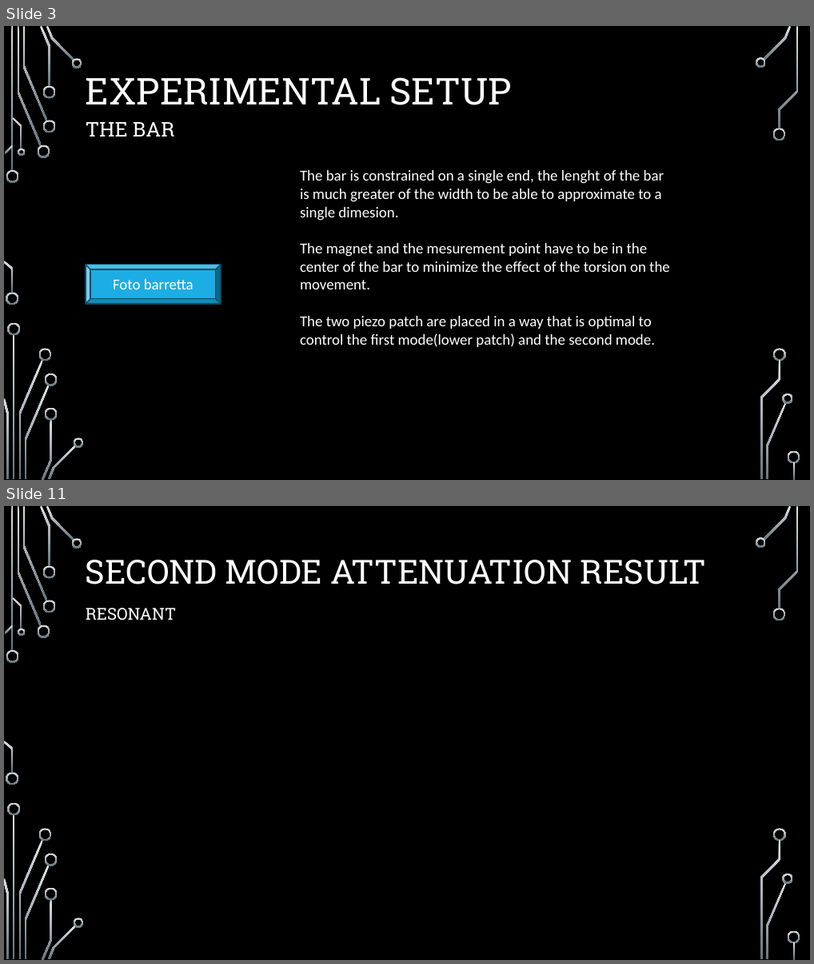
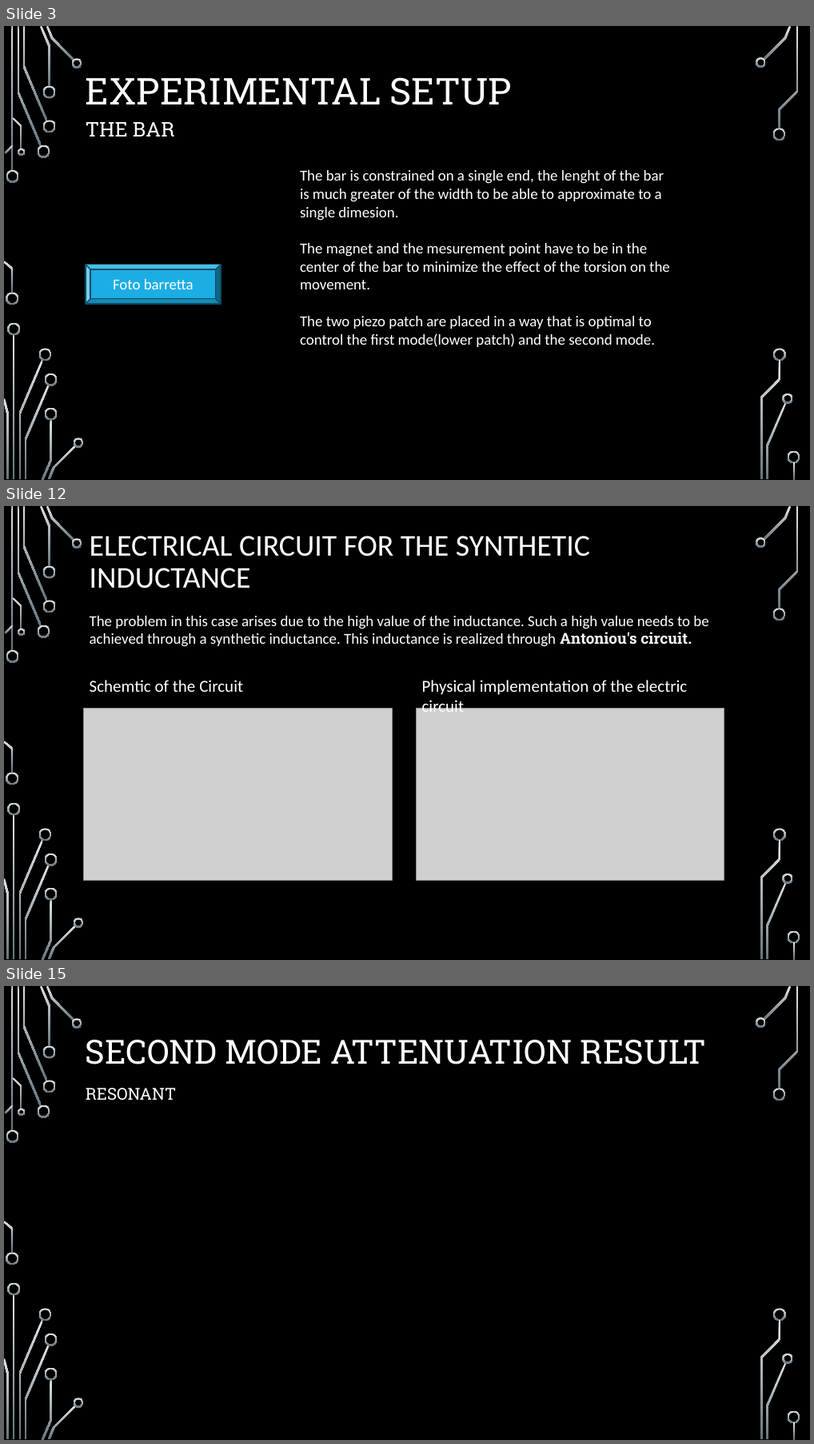
Before and after one commit to elchape99/SSCSA, a slide deck: presentazione_progetto.pptx. Shown one above the other, each under a label of ours: slides 3 and 11 before the commit, slides 3, 12 and 15 after it; the slides between them are not shown. The pictures are 814x964 and 814x1444 pixels, drawn with LibreOffice and Linux fonts; fonts in the diff are those of the drawing; grey boxes stand for pictures; background and template pictures are left out. Boxes give left, top, right and bottom in pixels: in the first picture for what was removed or moved away, otherwise in the second. Text is boxed around its words. In the diff, an @@ line names an element or a change of style, - is before the commit and + after.

```diff
--- a/presentazione_progetto.pptx
+++ b/presentazione_progetto.pptx
@@ slide 12 added at bbox=[4, 506, 810, 960], background picture (left out); not listed: 36 template elements that a slide beside it also shows @@
@@ title added at bbox=[90, 536, 590, 588], 36 pt, text #FFFFFF @@
+ELECTRICAL CIRCUIT FOR THE SYNTHETIC INDUCTANCE
@@ text added at bbox=[90, 616, 709, 647], 18 pt, text #FFFFFF @@
+The problem in this case arises due to the high value of the inductance. Such a high value needs to be achieved through a synthetic inductance. This inductance is realized through Antoniou's circuit.
@@ text added at bbox=[90, 680, 243, 692], 20 pt, text #FFFFFF @@
+Schemtic of the Circuit
@@ text added at bbox=[422, 680, 688, 716], 20 pt, text #FFFFFF @@
+Physical implementation of the electric circuit
@@ picture added at bbox=[83, 708, 392, 880] @@
@@ picture added at bbox=[416, 708, 725, 880] @@
@@ what was slide 11 is now slide 15 @@
```
Also in this commit, not shown: 5 slides changed, 5 other slides added, 2 slides removed, 11 other files.
